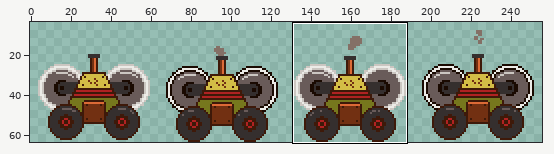
Sprite sheet: El Charquito/Assets/0_Sprites/Enemies/Enemy1.png. The first picture is a wide view before the edit; the outline marks the close-up.
Close-up. Before the commit:
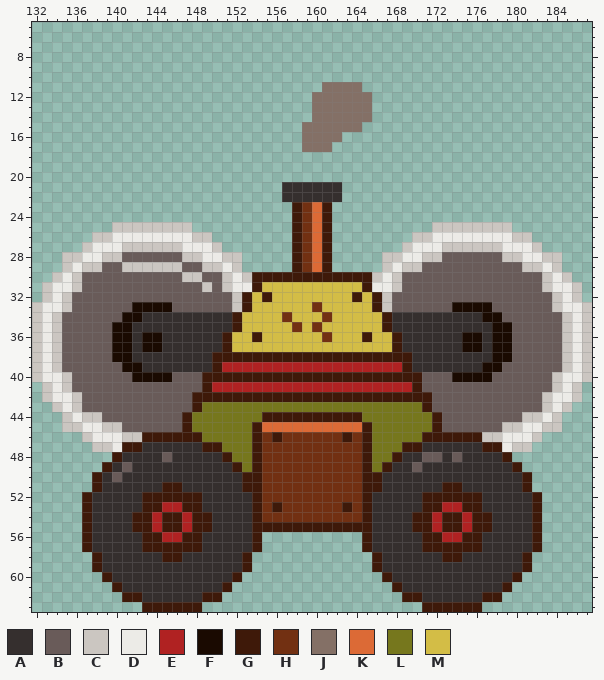
The file is 256x64 pixels. Shown: x 132..187, y 5..63. The wide view leaves out empty margins. The commit also changed other parts of the picture, which this record leaves out.
Palette (. is transparent): A #352f2e  B #695b59  C #cbc6c1  D #ecebe7  E #b02222  F #1a0a01  G #3e1909  H #723012  J #847066  K #dc6a36  L #76771d  M #d3bd46
The same view after the edit:
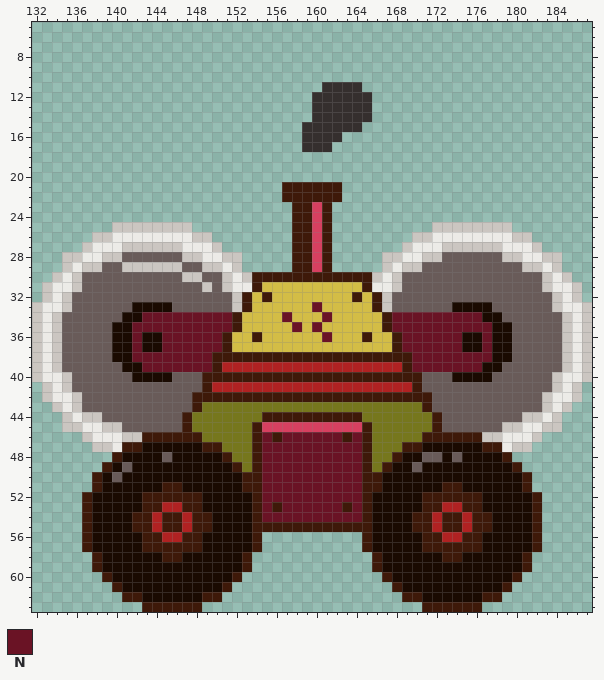
Colours new in this view: N #6a1325
Diff:
Colour K changes from #dc6a36 to #d74060.
The author changed colour J to colour A in row 11 at x 161 to 164; in rows 12 to 14 at x 160 to 165; in row 15 at x 159 to 164; in row 16 at x 159 to 162; in row 17 at x 159 to 161.
The author changed colour A to colour F in row 47 at x 143 to 148 and 171 to 176; in row 48 at x 141 to 144, 146 to 150, 169 to 170, 173 and 175 to 178; in row 49 at x 140, 142 to 151, 168 to 169 and 171 to 179; in row 50 at x 139, 141 to 152 and 167 to 180; in row 51 at x 139 to 144, 147 to 152, 167 to 172 and 175 to 180; in rows 52 to 53 at x 138 to 142, 149 to 153, 166 to 170 and 177 to 181.
The author changed colour A to colour F in rows 54 to 55 at x 138 to 141, 150 to 153, 166 to 169 and 178 to 181; in rows 56 to 57 at x 138 to 142, 149 to 153, 166 to 170 and 177 to 181; in row 58 at x 139 to 144, 147 to 152, 167 to 172 and 175 to 180; in row 59 at x 139 to 152 and 167 to 180; in row 60 at x 140 to 151 and 168 to 179; in row 61 at x 141 to 150 and 169 to 178.
The author changed colour A to colour F in row 62 at x 143 to 148 and 171 to 176.
The author changed colour A to colour G in rows 21 to 22 at x 157 to 162.
The author changed colour H to colour G in rows 23 to 29 at x 159.
The author changed colour A to colour N in row 34 at x 143 to 151 and 168 to 176; in row 35 at x 142 to 151 and 168 to 177; in rows 36 to 37 at x 142, 145 to 150, 169 to 174 and 177; in row 38 at x 142 to 149 and 170 to 177; in row 39 at x 143 to 149 and 170 to 176.
The author changed colour H to colour N in row 33 at x 160; in row 34 at x 157 and 161; in row 35 at x 158 and 160; in row 36 at x 161; in row 46 at x 155, 157 to 162 and 164; in rows 47 to 52 at x 155 to 164.
The author changed colour H to colour N in row 53 at x 155, 157 to 162 and 164; in row 54 at x 155 to 164.
Where, in picture pixels (left, top, right, bottom), the same in both close-ups:
changed: (282, 82, 372, 342)
changed: (132, 312, 232, 372)
changed: (392, 312, 492, 372)
changed: (92, 422, 532, 602)
